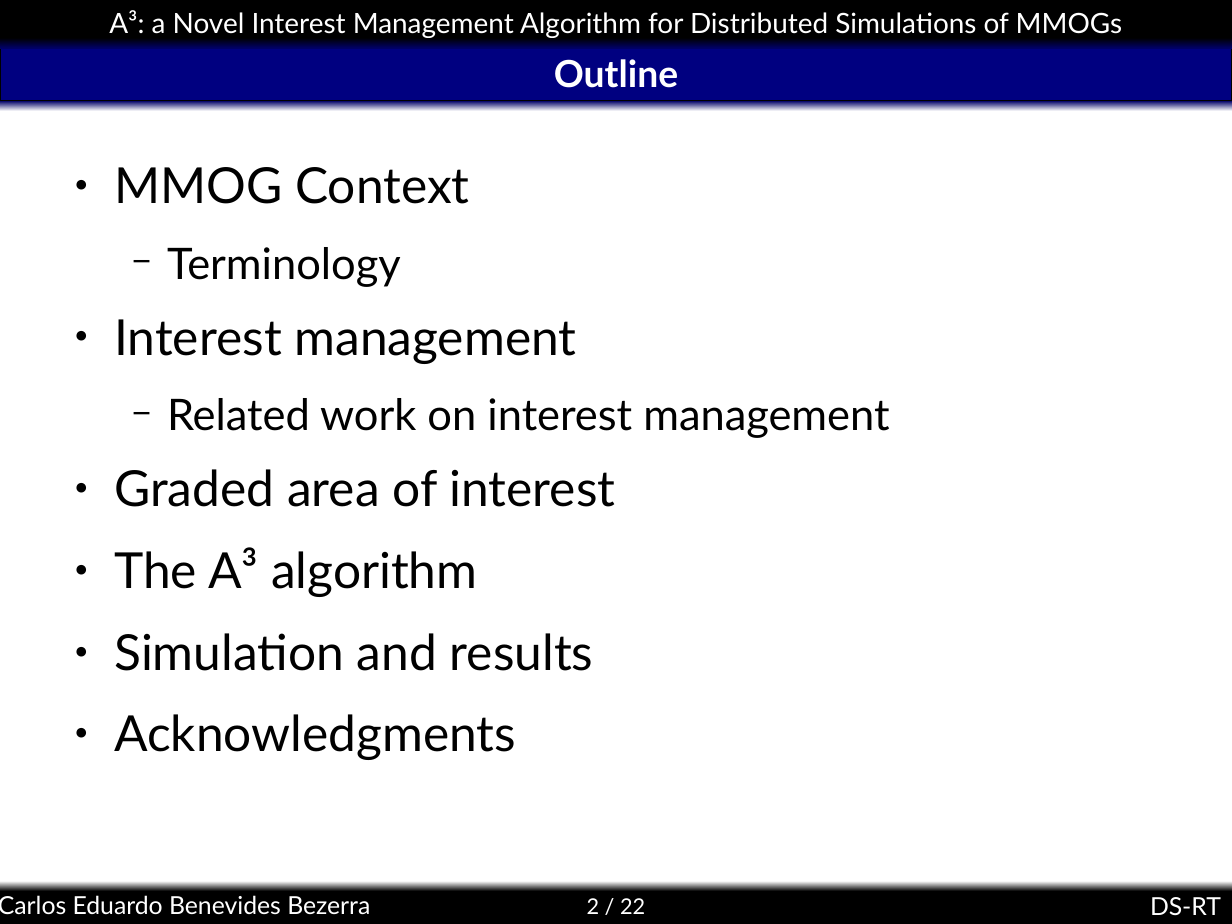
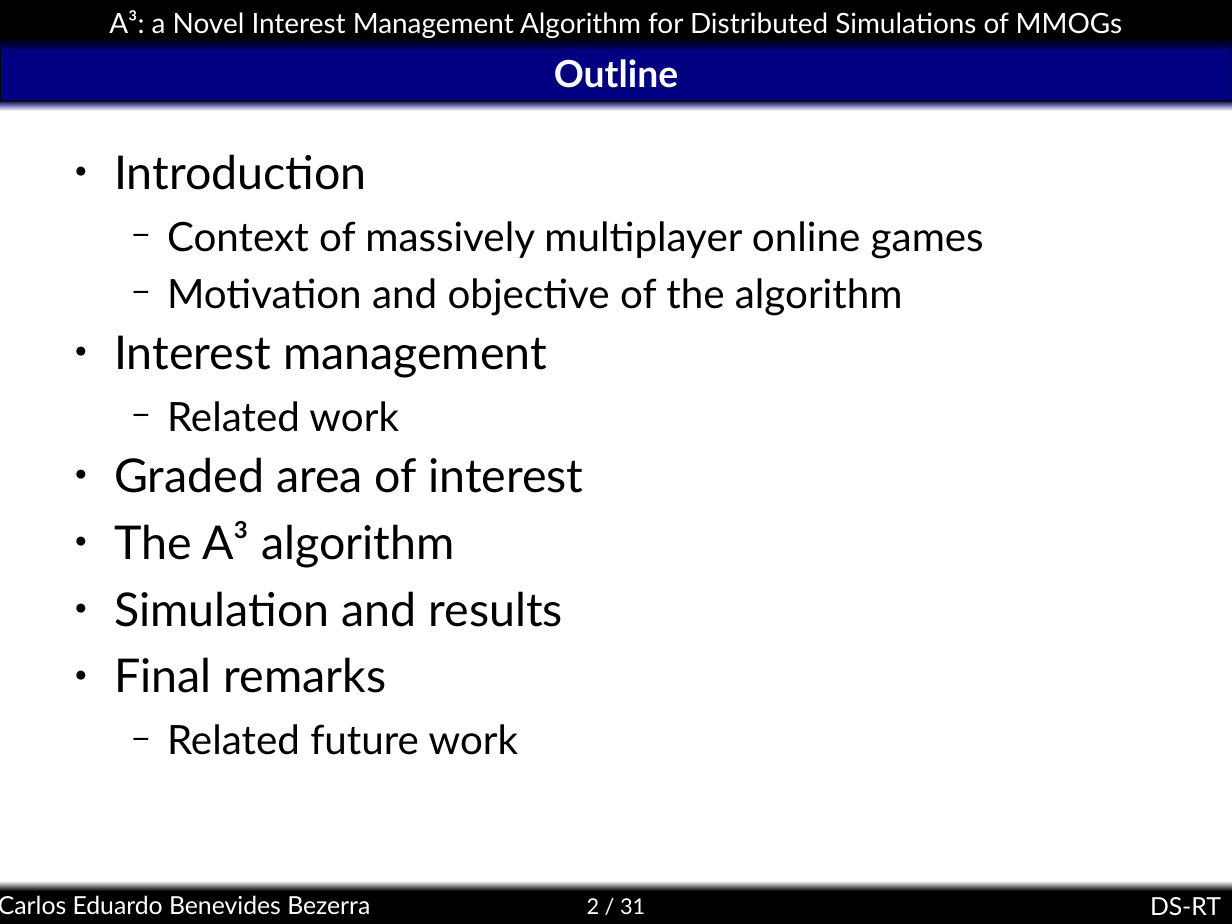
Before and after one commit to kdubezerra/kdubezerra, a slide deck: slide 2 of textos/dsrt/a3slides.ppt. Drawn at 1232x924 pixels with LibreOffice and Linux fonts; fonts in the diff are those of the drawing; background and template pictures are left out. Boxes give left, top, right and bottom in pixels: in the first picture for what was removed or moved away, otherwise in the second. Text is boxed around its words. In the diff, an @@ line names an element or a change of style, - is before the commit and + after.

```diff
--- a/textos/dsrt/a3slides.ppt
+++ b/textos/dsrt/a3slides.ppt
@@ text at (114, 154, 984, 315): text changed; size 32 to 26 pt @@
-● MMOG Context
-  − Terminology
+● Introduction
+  − Context of massively multiplayer online games
+  − Motivation and objective of the algorithm
@@ text at (114, 335, 583, 627): size 32 to 30 pt in "Interest management", "Graded area of interest", "The A³ algorithm", "Simulation and results"; line spacing 1 to 0.8 @@
@@ text at (167, 401, 399, 432): text changed; size 28 to 26 pt @@
-  − Related work on interest management
+  − Related work
@@ text at (114, 657, 519, 755): text changed; size 32 to 26 pt @@
-● Acknowledgments
+● Final remarks
+  − Related future work
@@ page number at (587, 898, 645, 914): text changed @@
-2 / 22
+2 / 31
```
Also in this commit, not shown: 14 other slides changed, 4 slides added, 4 slides removed.
